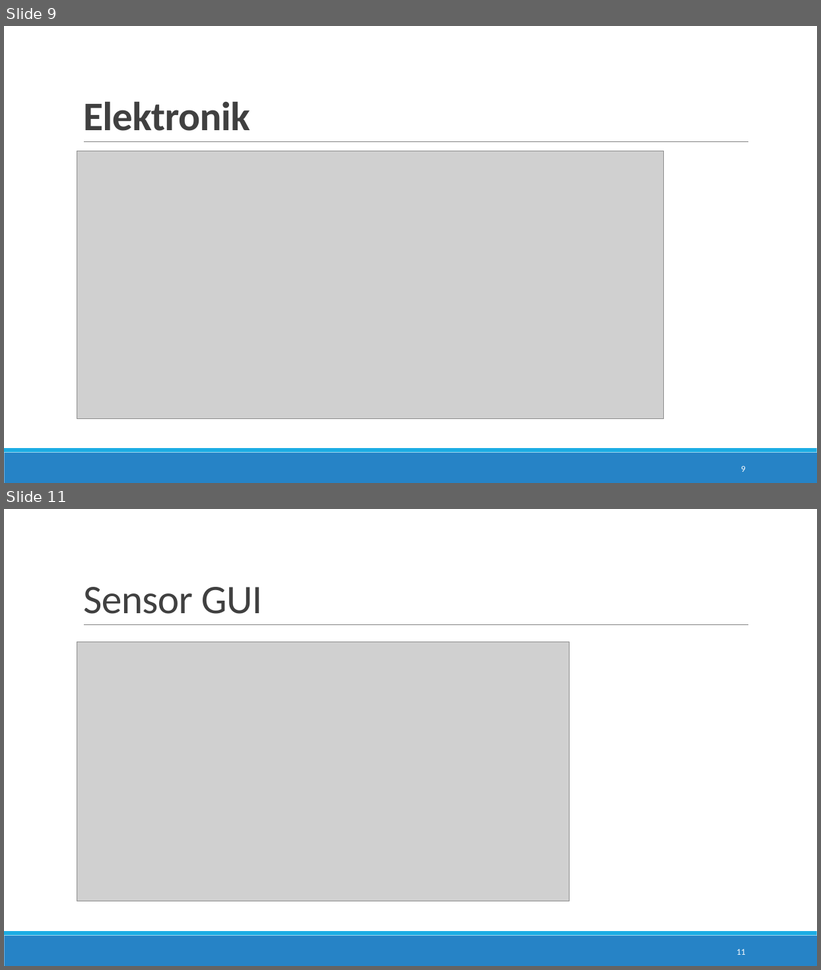
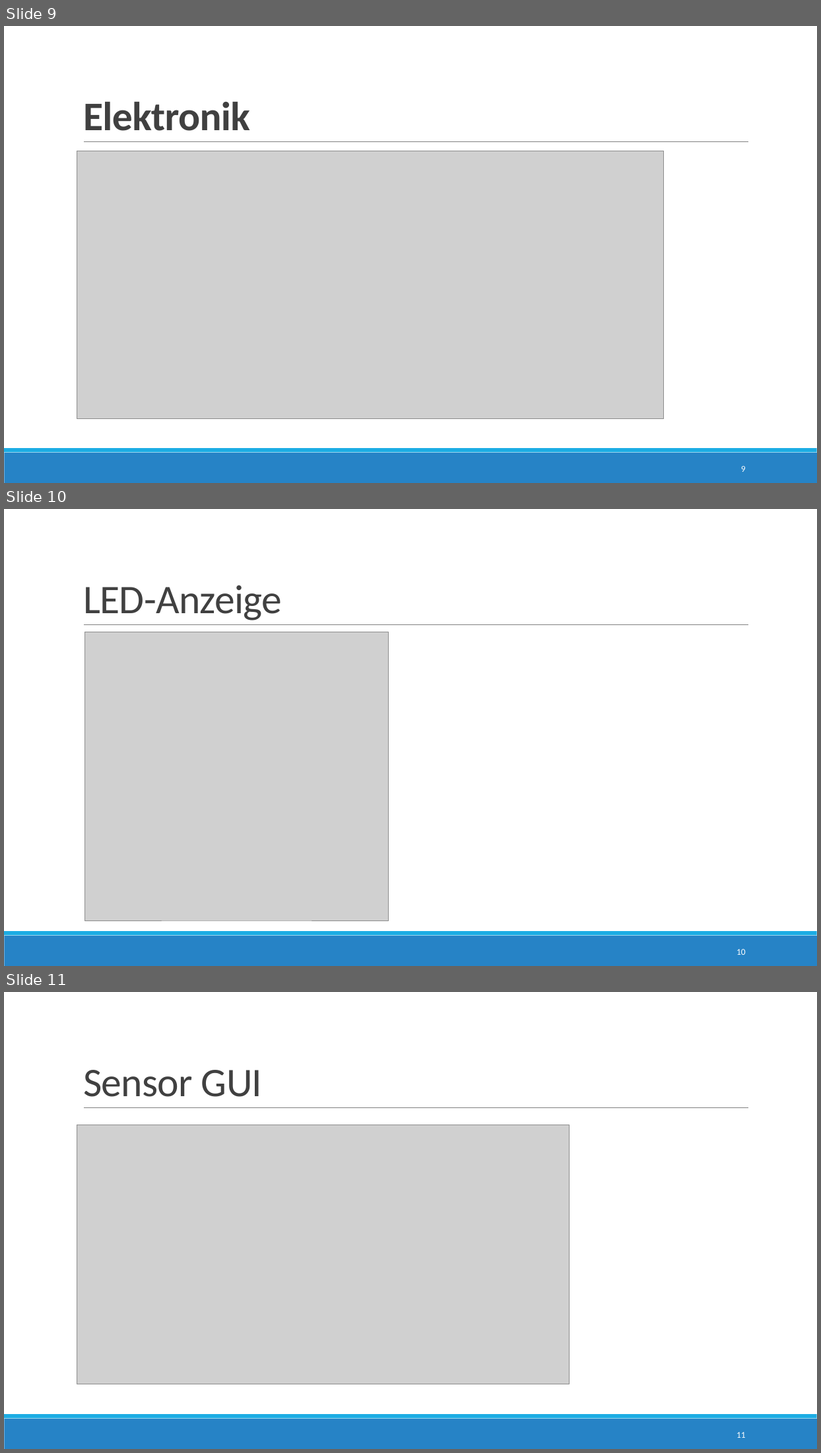
Before and after one commit to JustinF97/Speedy-Tempomessgeraet, a slide deck: Solidworks/Projektarbeit.pptx. Shown one above the other, each under a label of ours: slides 9 and 11 before the commit, slides 9, 10 and 11 after it; the slides between them are not shown. The pictures are 821x970 and 821x1453 pixels, drawn with LibreOffice and Linux fonts; fonts in the diff are those of the drawing; grey boxes stand for pictures. Boxes give left, top, right and bottom in pixels: in the first picture for what was removed or moved away, otherwise in the second. Text is boxed around its words. In the diff, an @@ line names an element or a change of style, - is before the commit and + after.

```diff
--- a/Solidworks/Projektarbeit.pptx
+++ b/Solidworks/Projektarbeit.pptx
@@ slide 10 added at box(4, 509, 817, 966), background #FFFFFF; not listed: 3 template elements that a slide beside it also shows @@
@@ title added at box(83, 585, 282, 621), 48 pt, text #404040 @@
+LED-Anzeige
@@ picture added at box(85, 632, 388, 921) @@
@@ page number added at box(737, 949, 746, 955), 10.5 pt, text #FFFFFF @@
+10
```
